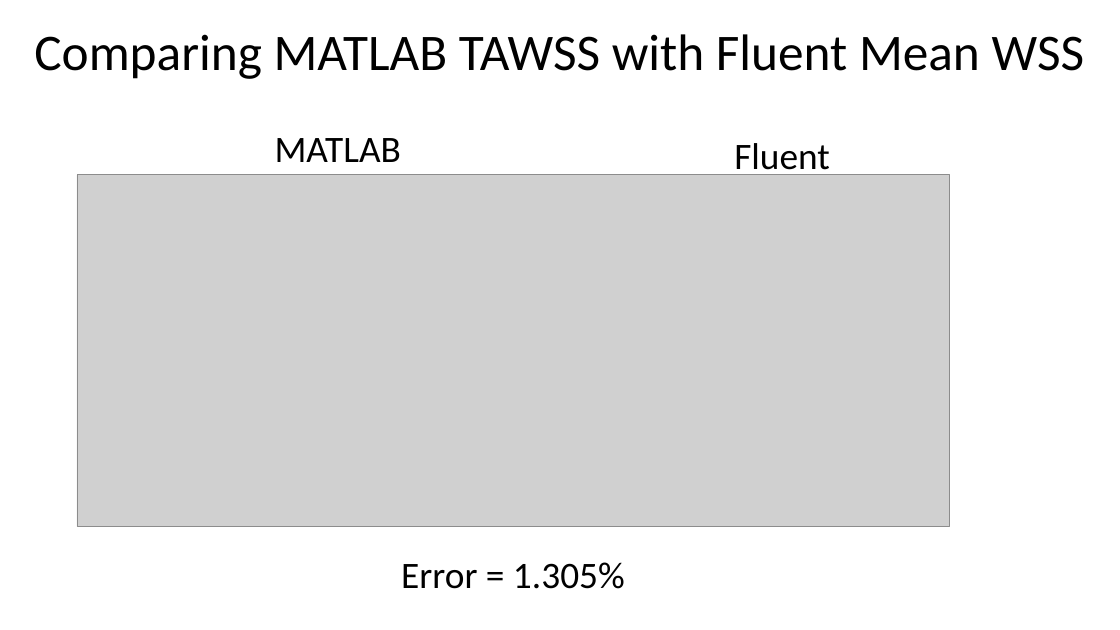
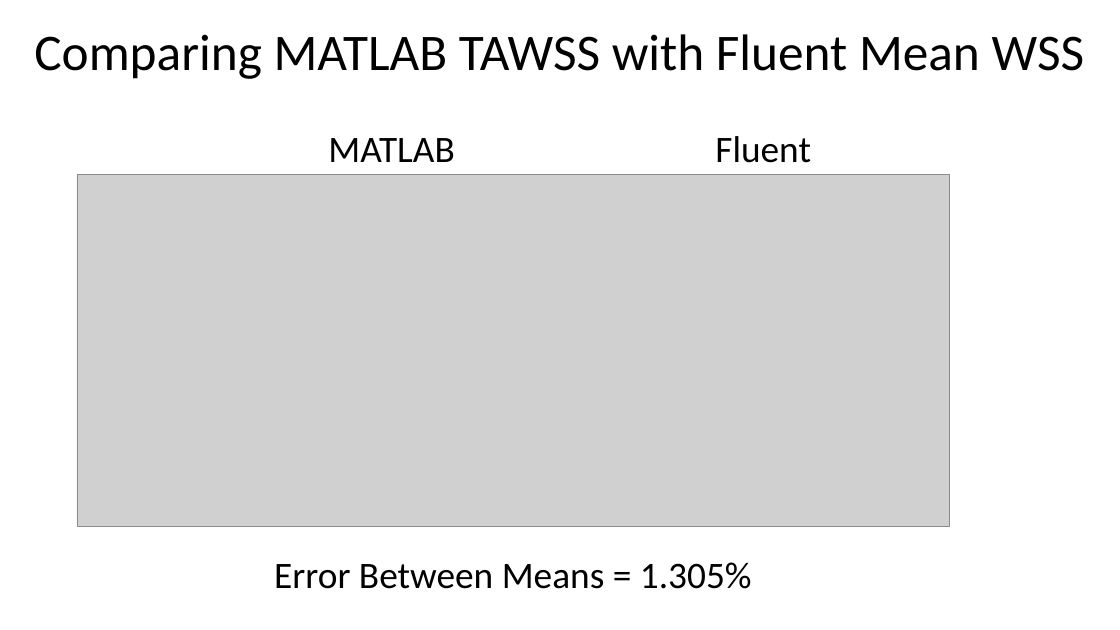
Before and after one commit to DThornz/Hemodynamic-Calculator, a slide deck: slide 11 of Hemodynamic Calculations.pptx. Drawn at 1120x630 pixels with LibreOffice and Linux fonts; fonts in the diff are those of the drawing; grey boxes stand for pictures. Boxes give left, top, right and bottom in pixels: in the first picture for what was removed or moved away, otherwise in the second. Text is boxed around its words. In the diff, an @@ line names an element or a change of style, - is before the commit and + after.

```diff
--- a/Hemodynamic Calculations.pptx
+++ b/Hemodynamic Calculations.pptx
@@ text "MATLAB": place and size @@
-text "MATLAB" at box(275, 138, 401, 162)
+text "MATLAB" at box(328, 138, 454, 162)
@@ text "Fluent" rewrapped from box(734, 143, 830, 179) to box(715, 136, 811, 163) @@
@@ text at box(274, 562, 752, 589): text changed @@
-Error = 1.305%
+Error Between Means = 1.305%
```
Also in this commit, not shown: 1 other slide changed.
